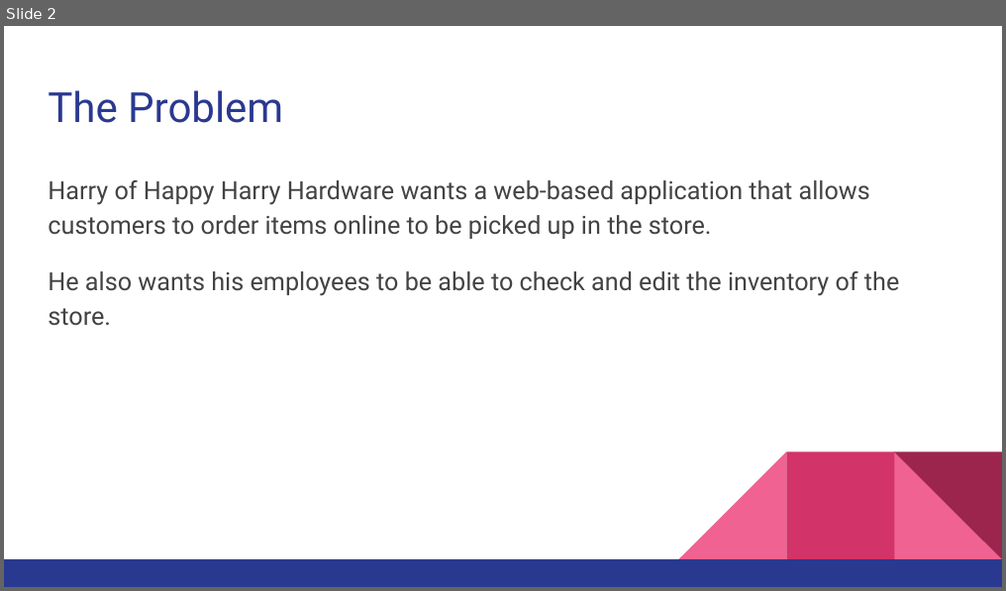
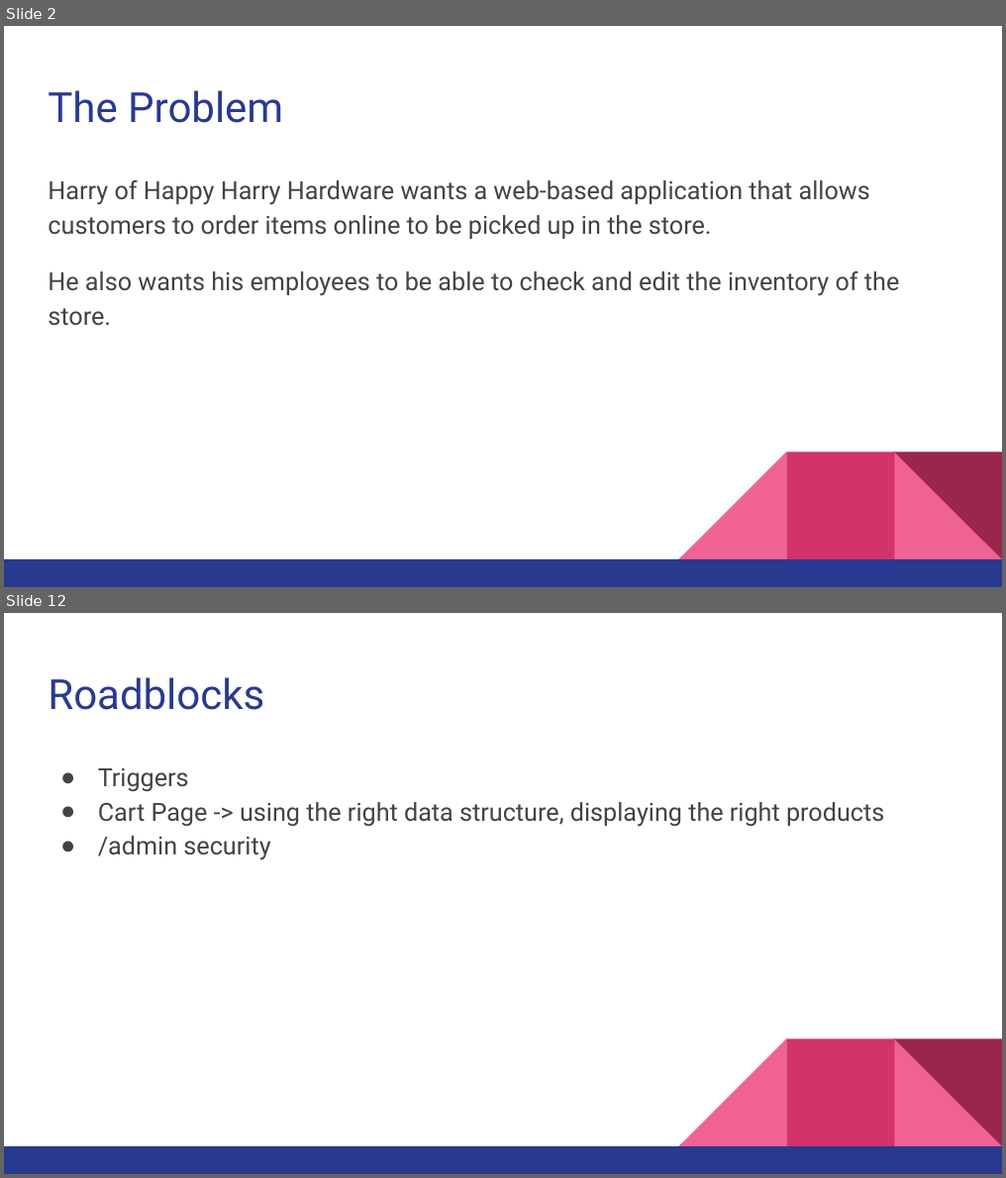
Before and after one commit to Mcowans/HappyHarryHWStore, a slide deck: Presentation.pptx. Shown one above the other, each under a label of ours: slide 2 before the commit, slides 2 and 12 after it; the slides between them are not shown. The pictures are 1006x591 and 1006x1178 pixels, drawn with LibreOffice and Linux fonts; fonts in the diff are those of the drawing. Boxes give left, top, right and bottom in pixels: in the first picture for what was removed or moved away, otherwise in the second. Text is boxed around its words. In the diff, an @@ line names an element or a change of style, - is before the commit and + after.

```diff
--- a/Presentation.pptx
+++ b/Presentation.pptx
@@ slide 12 added at (x1=4, y1=613, x2=1002, y2=1174), background #FFFFFF; not listed: 5 template elements that a slide beside it also shows @@
@@ title added at (x1=48, y1=677, x2=264, y2=710), 30 pt, text #2A3990 @@
+Roadblocks
@@ text added at (x1=98, y1=768, x2=884, y2=861), 18 pt, text #434343 @@
+● Triggers
+● Cart Page -> using the right data structure, displaying the right products
+● /admin security
```
Also in this commit, not shown: 10 other slides added, 10 slides removed.
